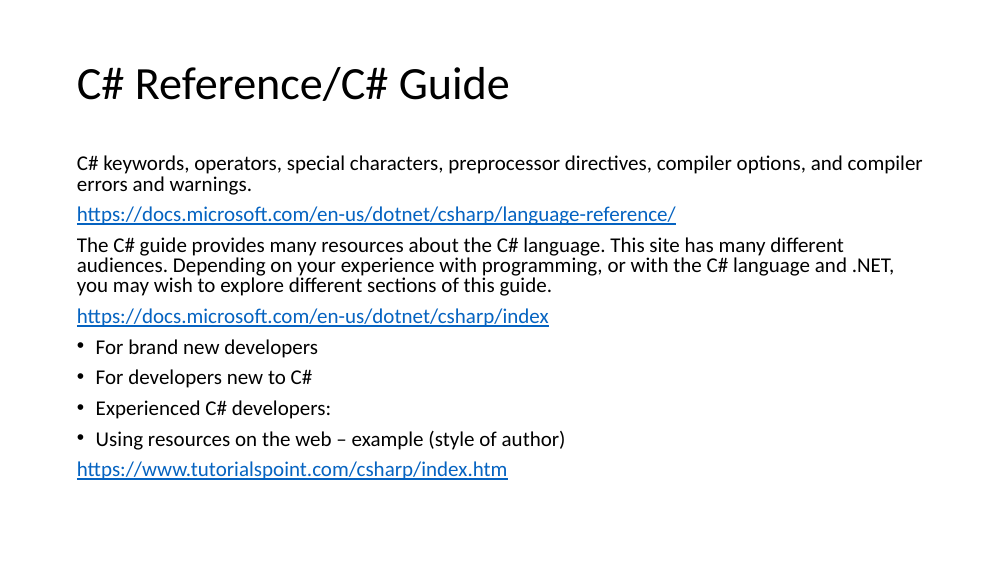
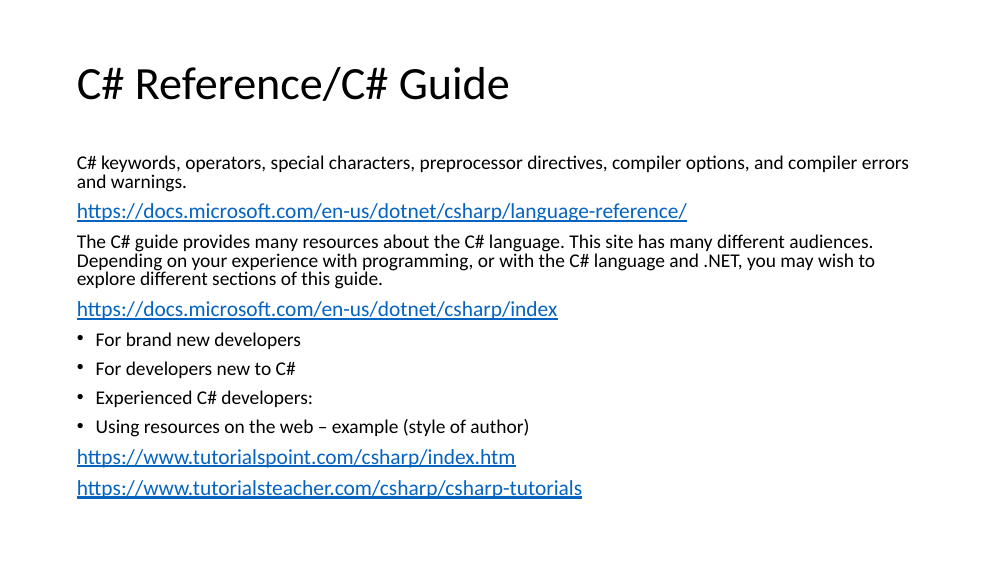
Before and after one commit to karenpayneoregon/VisualStudioEducation, a slide deck: slide 12 of PowerPoint/Working with Visual Studio.pptx. Drawn at 1008x567 pixels with LibreOffice and Linux fonts; fonts in the diff are those of the drawing. Boxes give left, top, right and bottom in pixels: in the first picture for what was removed or moved away, otherwise in the second. Text is boxed around its words. In the diff, an @@ line names an element or a change of style, - is before the commit and + after.

```diff
--- a/PowerPoint/Working with Visual Studio.pptx
+++ b/PowerPoint/Working with Visual Studio.pptx
@@ text at <box>77,155,909,468</box>: size 20 to 18.5 pt in "C# keywords, operators, special characters, preprocessor dir ...", "The C# guide provides many resources about ...", "For brand new developers", "For developers new to C#" and 2 more places; size 20 to 20.4 pt in "https://docs.microsoft.com/en-us/dotnet/csharp/language-refe ...", "https://docs.microsoft.com/en-us/dotnet/csharp/index", "https://www.tutorialspoint.com/csharp/index.htm" @@
@@ text at <box>77,480,582,499</box>: paragraph added @@
+https://www.tutorialsteacher.com/csharp/csharp-tutorials
```
Also in this commit, not shown: 2 other slides changed, 30 other files.
